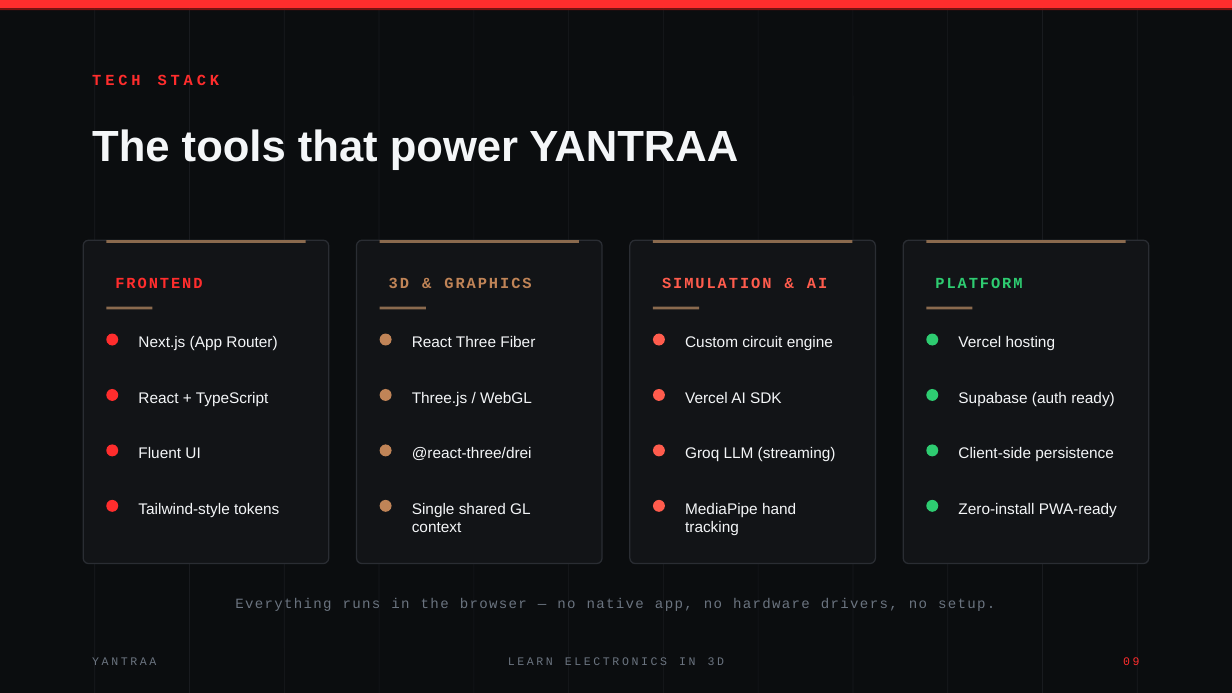
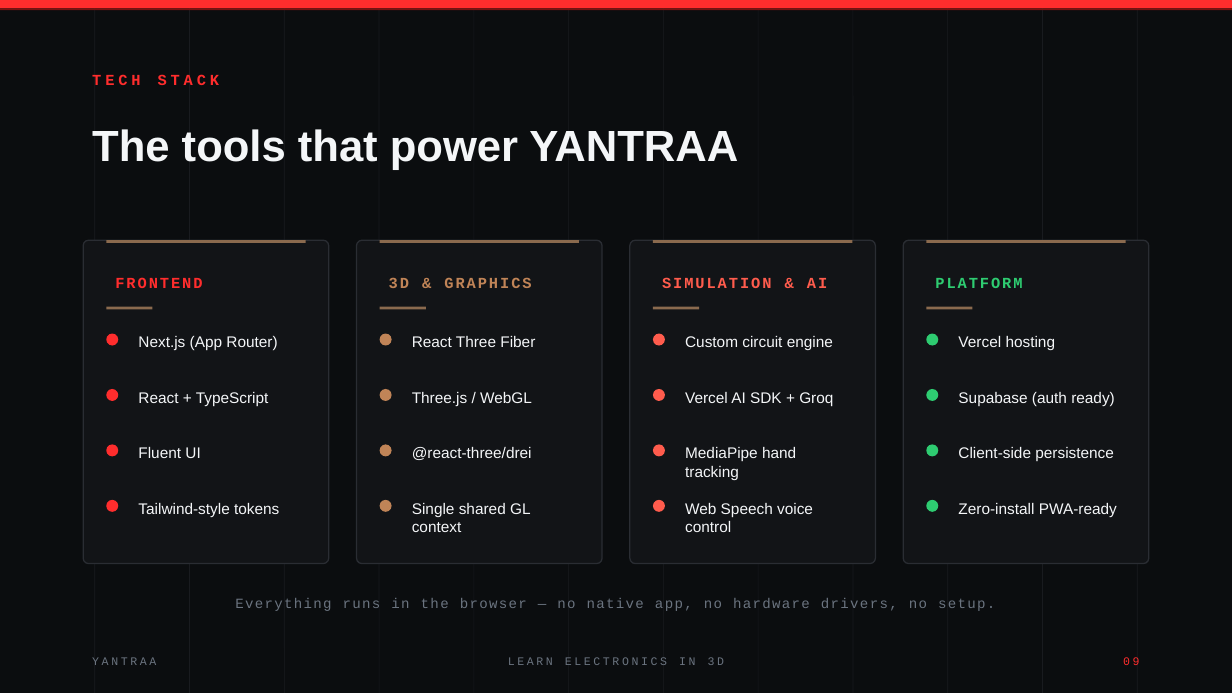
Before and after one commit to deepakgangwar1542-hash/Yantraa, a slide deck: slide 9 of public/yantraa-hackathon-deck.pptx. Drawn at 1232x693 pixels with LibreOffice and Linux fonts; fonts in the diff are those of the drawing. Boxes give left, top, right and bottom in pixels: in the first picture for what was removed or moved away, otherwise in the second. Text is boxed around its words. In the diff, an @@ line names an element or a change of style, - is before the commit and + after.

```diff
--- a/public/yantraa-hackathon-deck.pptx
+++ b/public/yantraa-hackathon-deck.pptx
@@ text at (x1=685, y1=392, x2=833, y2=406): text changed @@
-Vercel AI SDK
+Vercel AI SDK + Groq
@@ text "MediaPipe hand tracking" moved from (x1=685, y1=503, x2=796, y2=535) to (x1=685, y1=447, x2=796, y2=480) @@
@@ text removed at (x1=685, y1=447, x2=836, y2=462) @@
-Groq LLM (streaming)
@@ text added at (x1=685, y1=503, x2=813, y2=532), 12 pt, text #F4F6F8 @@
+Web Speech voice control
```
Also in this commit, not shown: 4 other slides changed, 1 other file.
